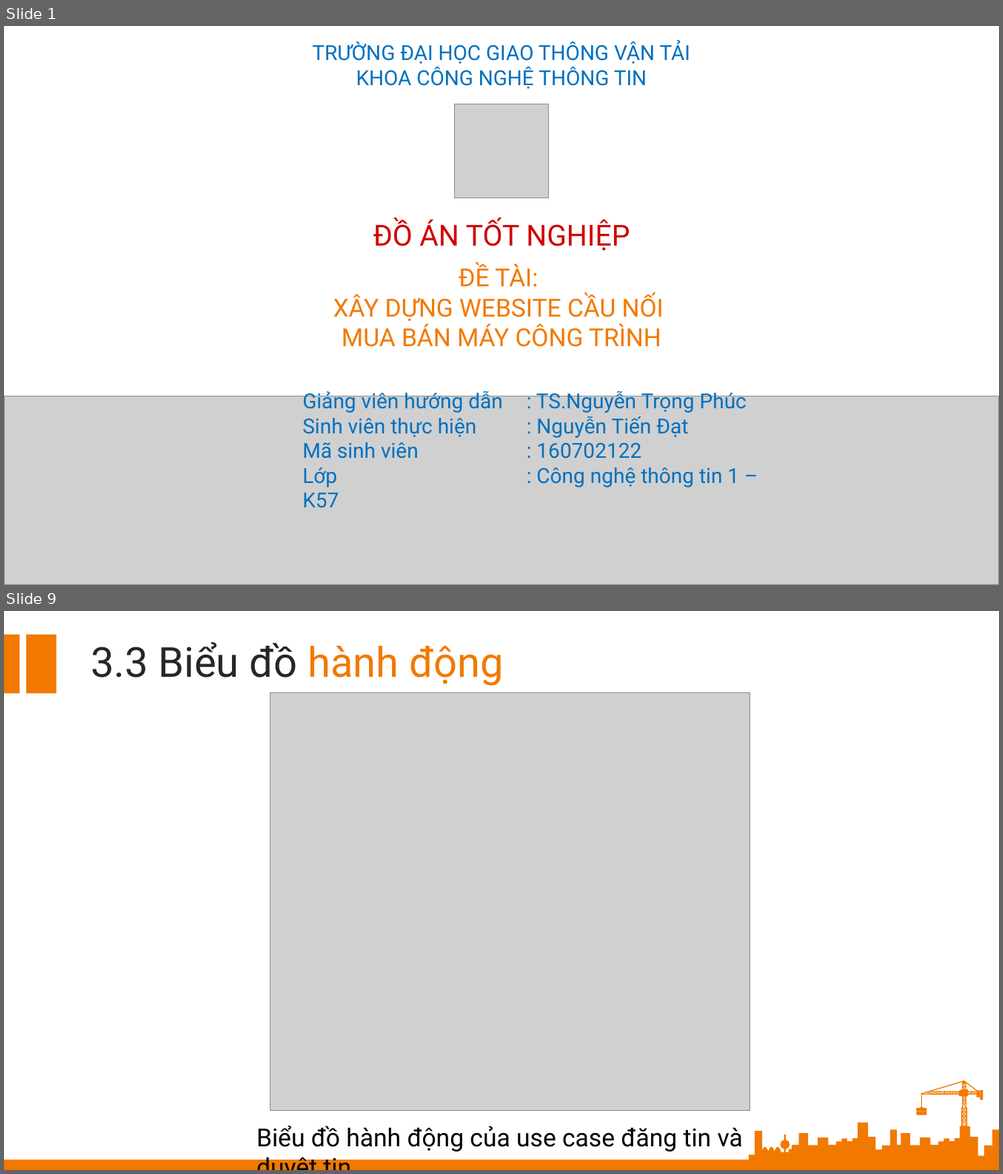
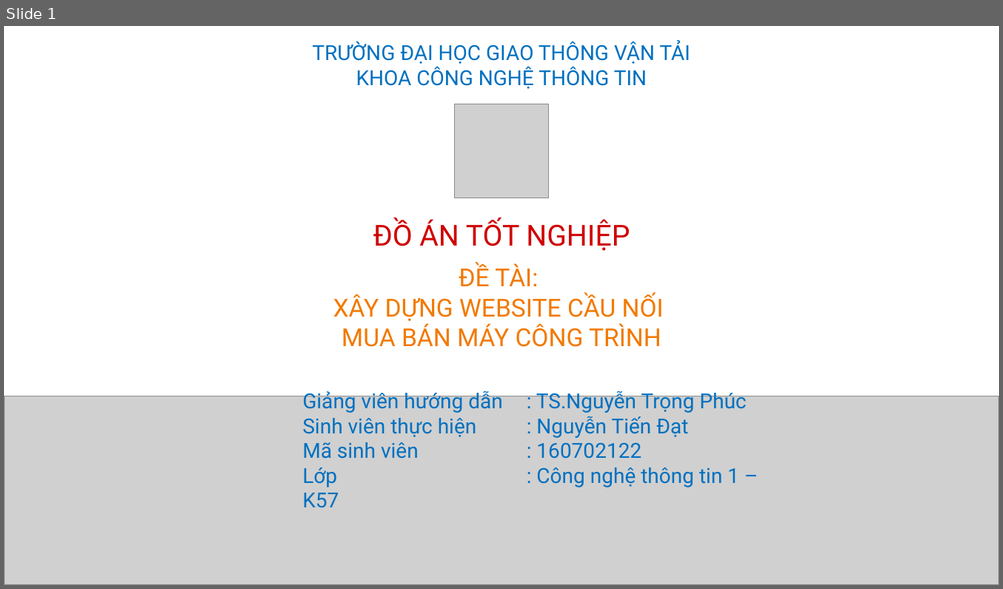
Before and after one commit to datmeo186305/DATN, a slide deck: SLIDE/NguyenTienDat_160702122_slide.pptx. Shown one above the other, each under a label of ours: slides 1 and 9 before the commit, slide 1 after it; the slides between them are not shown. The pictures are 1003x1174 and 1003x589 pixels, drawn with LibreOffice and Linux fonts; fonts in the diff are those of the drawing; grey boxes stand for pictures. Boxes give left, top, right and bottom in pixels: in the first picture for what was removed or moved away, otherwise in the second. Text is boxed around its words. In the diff, an @@ line names an element or a change of style, - is before the commit and + after.

```diff
--- a/SLIDE/NguyenTienDat_160702122_slide.pptx
+++ b/SLIDE/NguyenTienDat_160702122_slide.pptx
@@ slide 9 removed at [4, 611, 999, 1170], background #FFFFFF @@
@@ rectangle removed at [4, 634, 20, 693] @@
@@ rectangle removed at [26, 634, 57, 693] @@
@@ text removed at [91, 642, 504, 686] @@
-3.3 Biểu đồ hành động
@@ picture removed at [270, 693, 749, 1112] @@
@@ text removed at [256, 1126, 743, 1152] @@
-Biểu đồ hành động của use case đăng tin và duyệt tin
@@ freeform shape removed at [748, 1123, 999, 1162] @@
@@ rectangle removed at [4, 1160, 999, 1170] @@
@@ group removed at [916, 1081, 983, 1147]: 70 freeform shapes, 51 rectangles @@
```
Also in this commit, not shown: 9 slides changed, 2 slides added, 38 other slides removed, 10 other files.
